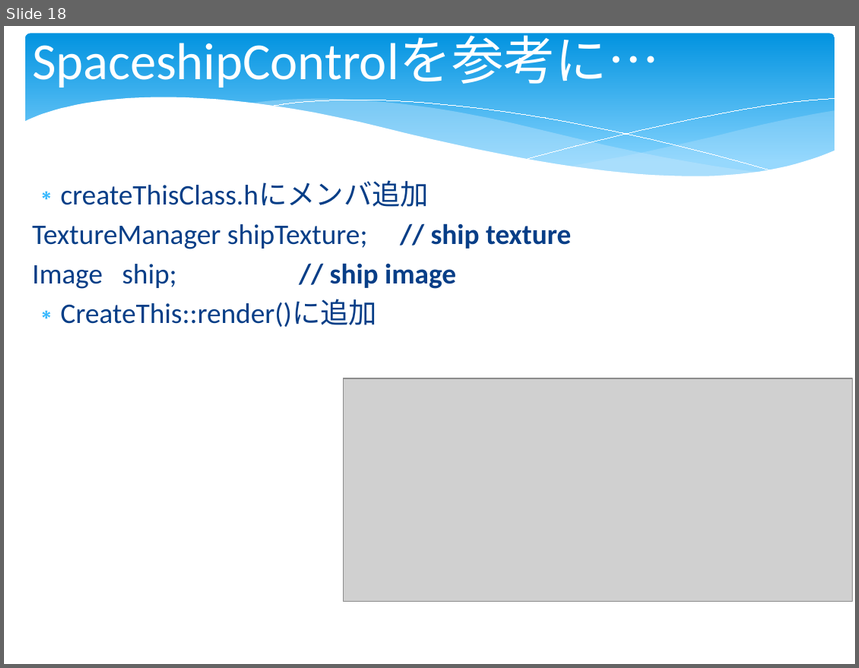
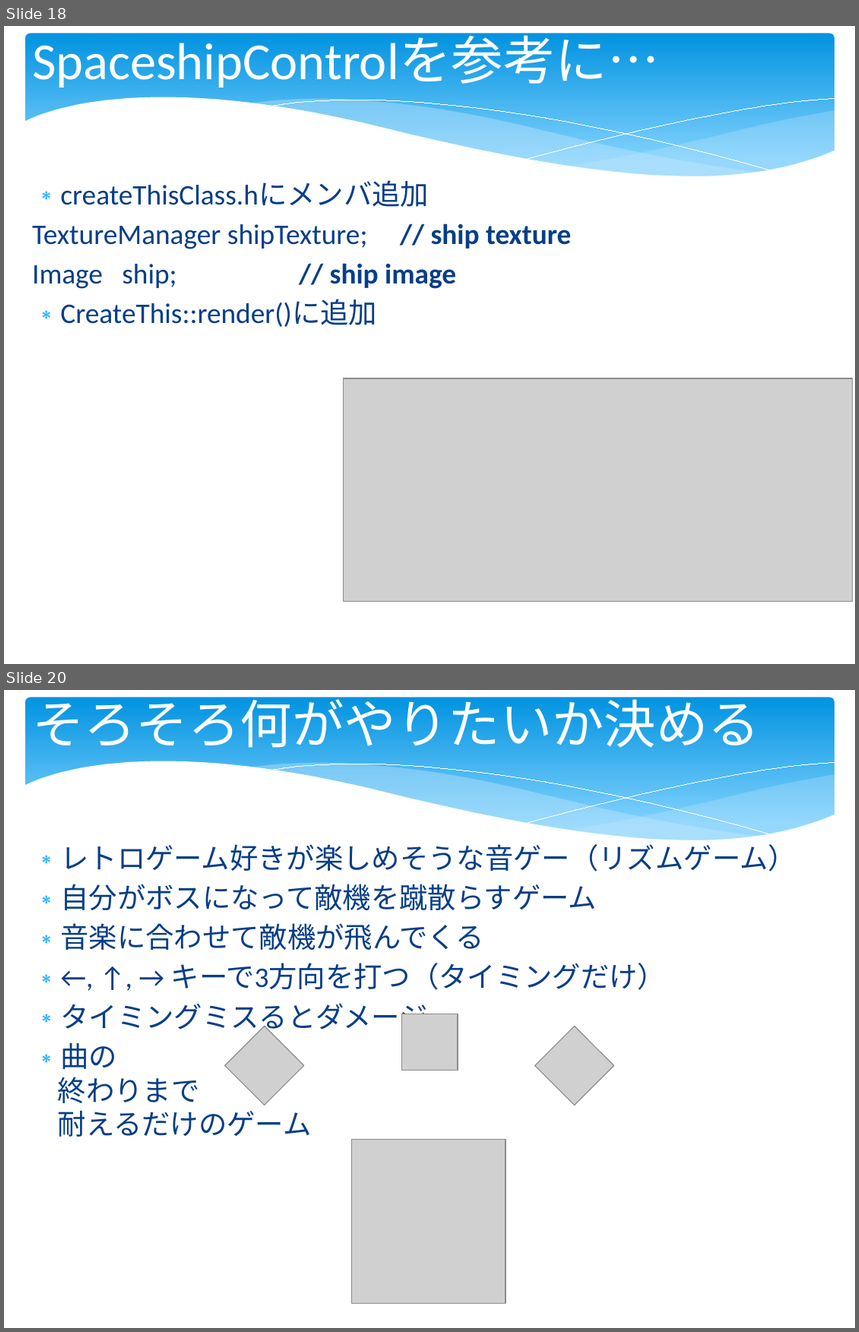
Before and after one commit to kaitas/ShiraiLabOpen, a slide deck: GamePro/GameEngine/GamePro20150628.pptx. Shown one above the other, each under a label of ours: slide 18 before the commit, slides 18 and 20 after it; the slides between them are not shown. The pictures are 859x668 and 859x1332 pixels, drawn with LibreOffice and Linux fonts; fonts in the diff are those of the drawing; grey boxes stand for pictures; background and template pictures are left out. Boxes give left, top, right and bottom in pixels: in the first picture for what was removed or moved away, otherwise in the second. Text is boxed around its words. In the diff, an @@ line names an element or a change of style, - is before the commit and + after.

```diff
--- a/GamePro/GameEngine/GamePro20150628.pptx
+++ b/GamePro/GameEngine/GamePro20150628.pptx
@@ slide 20 added at (x1=4, y1=690, x2=855, y2=1328), background #FFFFFF; not listed: 6 template elements that a slide beside it also shows @@
@@ title added at (x1=32, y1=690, x2=760, y2=748), 44 pt, text #FFFFFF @@
+そろそろ何がやりたいか決める
@@ text added at (x1=58, y1=840, x2=796, y2=1137), 24 pt, text #073E87 @@
+∗ レトロゲーム好きが楽しめそうな音ゲー（リズムゲーム）
+∗ 自分がボスになって敵機を蹴散らすゲーム
+∗ 音楽に合わせて敵機が飛んでくる
+∗ ←, ↑, → キーで3方向を打つ（タイミングだけ）
+∗ タイミングミスるとダメージ
+∗ 曲の
+  終わりまで
+  耐えるだけのゲーム
@@ picture added at (x1=224, y1=1027, x2=304, y2=1106) @@
@@ picture added at (x1=401, y1=1015, x2=458, y2=1071) @@
@@ picture added at (x1=534, y1=1027, x2=614, y2=1106) @@
@@ picture added at (x1=351, y1=1139, x2=506, y2=1304) @@
```
Also in this commit, not shown: 1 other slide added, 13 other files.
